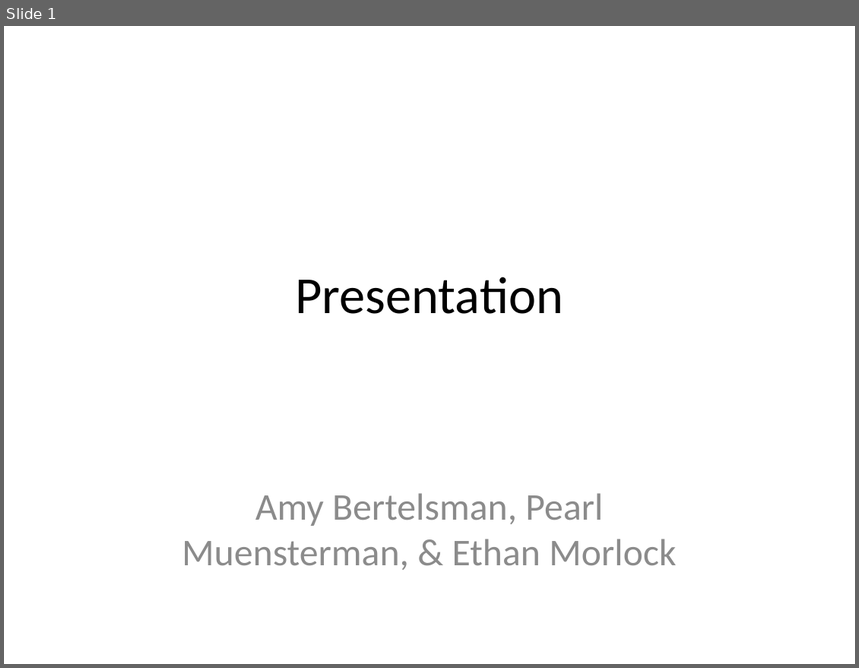
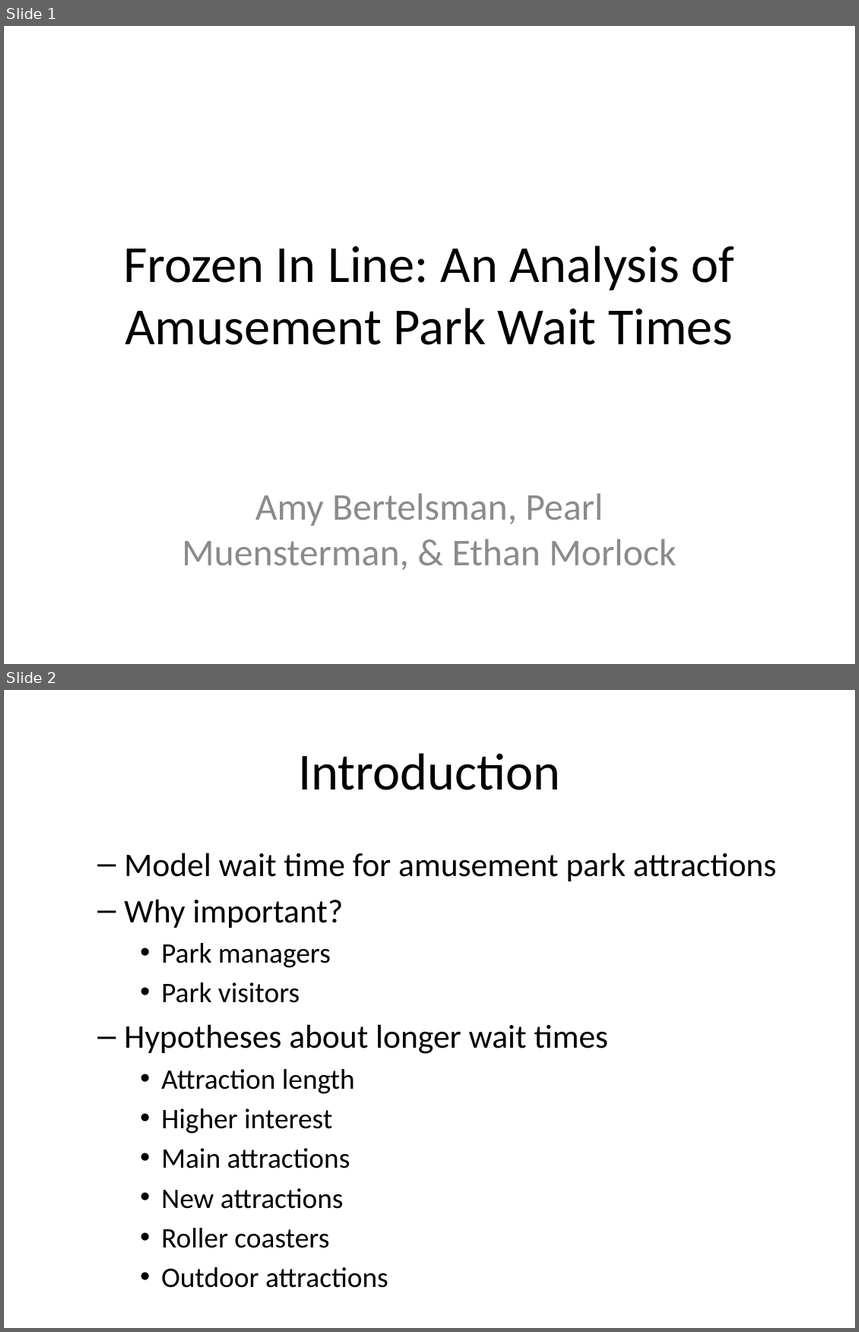
Before and after one commit to pearlmuensterman/Stat_361_Final_Project, a slide deck: Presentation.pptx. Shown one above the other, each under a label of ours: slide 1 before the commit, slides 1 and 2 after it. The pictures are 859x668 and 859x1332 pixels, drawn with LibreOffice and Linux fonts; fonts in the diff are those of the drawing. Boxes give left, top, right and bottom in pixels: in the first picture for what was removed or moved away, otherwise in the second. Text is boxed around its words. In the diff, an @@ line names an element or a change of style, - is before the commit and + after.

```diff
--- a/Presentation.pptx
+++ b/Presentation.pptx
@@ slide 2 added at box(4, 690, 855, 1328), background #FFFFFF @@
@@ title added at box(298, 753, 560, 790), 44 pt, text #000000 @@
+Introduction
@@ text added at box(124, 853, 777, 1249), 24 pt, text #000000 @@
+  – Model wait time for amusement park attractions
+  – Why important?
+    • Park managers
+    • Park visitors
+  – Hypotheses about longer wait times
+    • Attraction length
+    • Higher interest
+    • Main attractions
+    • New attractions
+    • Roller coasters
+    • Outdoor attractions
@@ slide 1 changed as well @@
@@ title at box(123, 246, 734, 345): text changed @@
-Presentation
+Frozen In Line: An Analysis of Amusement Park Wait Times
```
Also in this commit, not shown: 7 other slides added, 4 slides removed, 1 other file.
